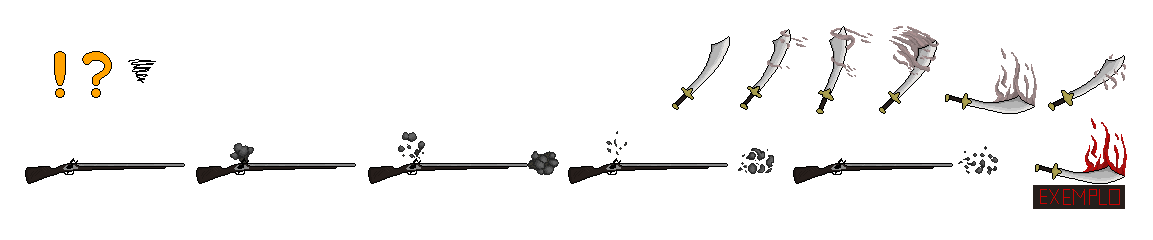
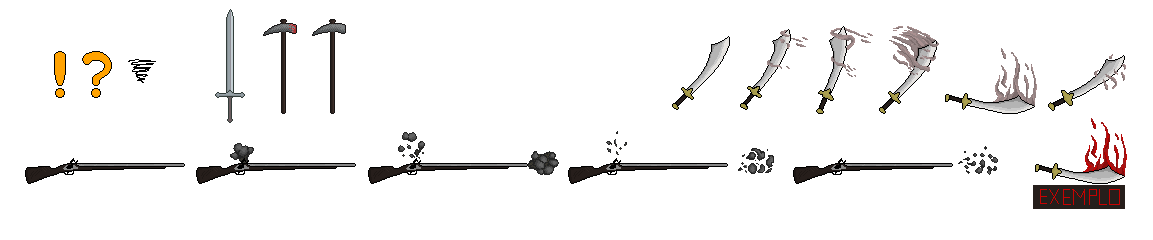
Layered file, before and after one edit (1153x240). Changes by layer:
added layer "Layer 3" above "Layer 2" over [left=215, top=9, right=245, bottom=123]
added layer "Layer 2" above "Layer 1" over [left=263, top=19, right=297, bottom=114]
added layer "Layer 1" above "pontos" over [left=312, top=19, right=346, bottom=114]
